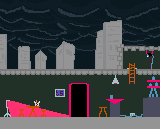
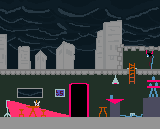
Two versions of the same layered image (160x129). Layer-by-layer changes:
added layer "window" above "lvlsighn" over [17, 88, 43, 98]
